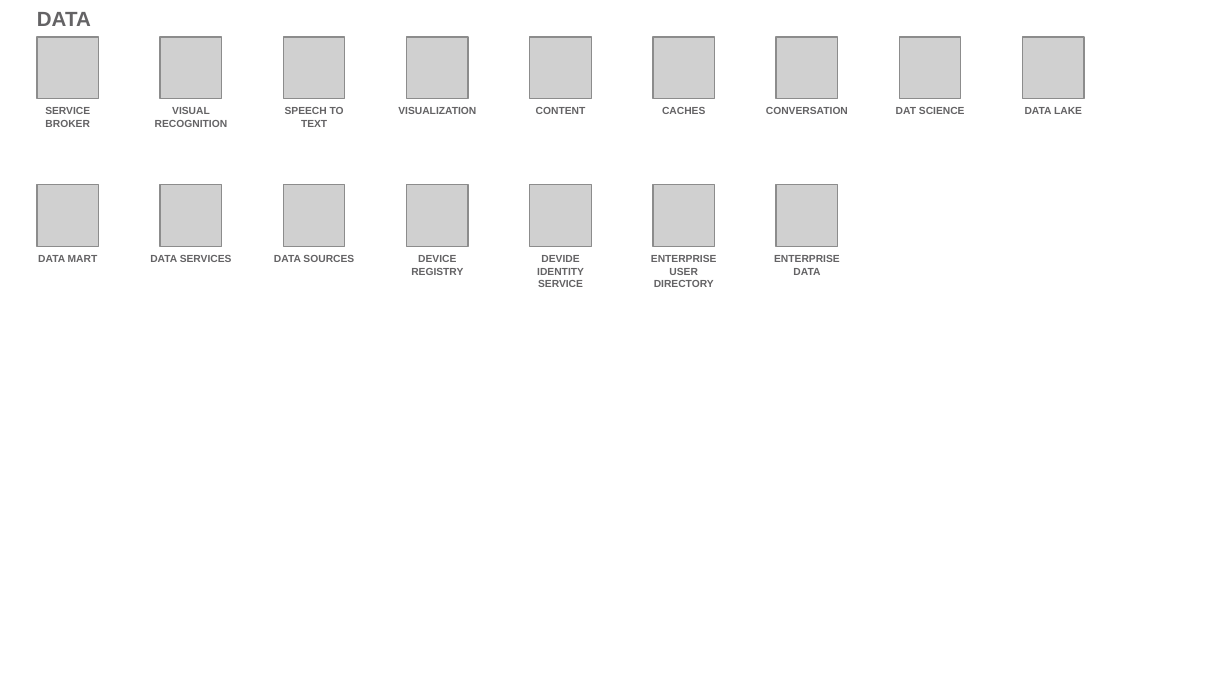
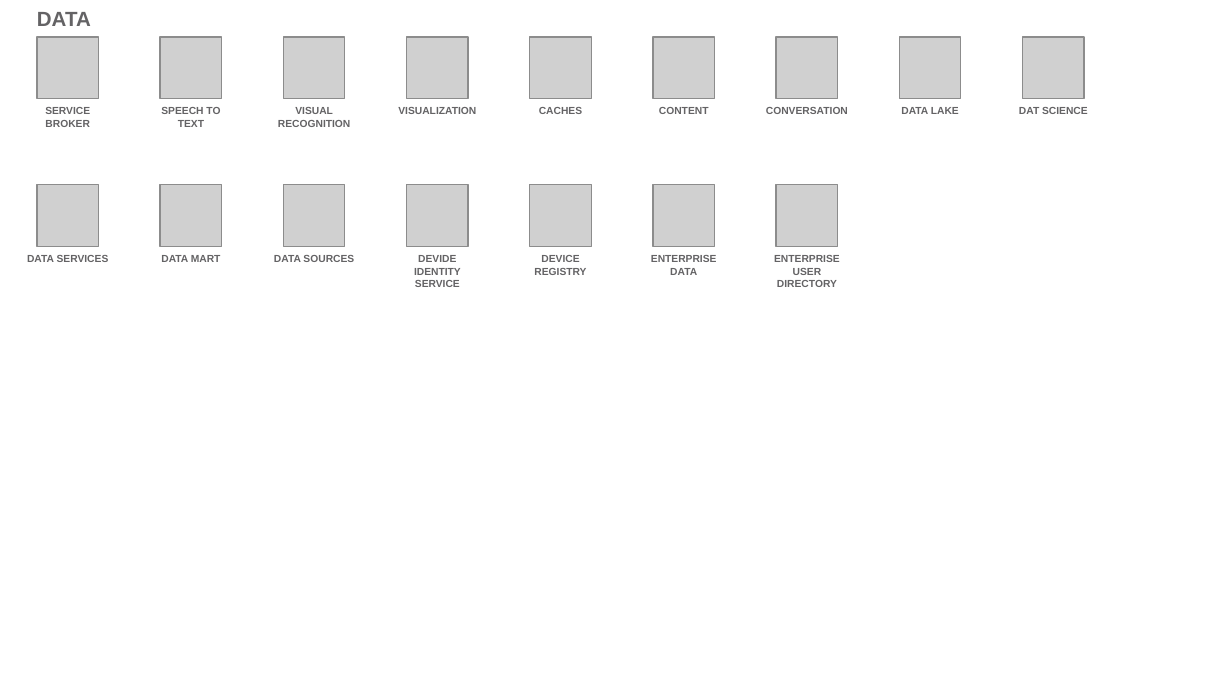
Before and after one commit to l2fprod/myarchitecture, a slide deck: slide 15 of mycatalog-architecture-diagram-template.pptx. Drawn at 1232x693 pixels with LibreOffice and Linux fonts; fonts in the diff are those of the drawing; grey boxes stand for pictures. Boxes give left, top, right and bottom in pixels: in the first picture for what was removed or moved away, otherwise in the second. Text is boxed around its words. In the diff, an @@ line names an element or a change of style, - is before the commit and + after.

```diff
--- a/mycatalog-architecture-diagram-template.pptx
+++ b/mycatalog-architecture-diagram-template.pptx
@@ 4 texts: place and size @@
-4 texts at (285, 107, 1082, 287)
+4 texts at (161, 107, 959, 287)
@@ text at (27, 255, 109, 262): text changed @@
-DATA MART
+DATA SERVICES
@@ text at (161, 255, 221, 262): text changed @@
-DATA SERVICES
+DATA MART
@@ 4 texts: place and size @@
-4 texts at (155, 107, 965, 275)
+4 texts at (278, 107, 1088, 275)
@@ text at (651, 255, 717, 275): text changed @@
-ENTERPRISE USER DIRECTORY
+ENTERPRISE DATA
@@ text at (774, 255, 840, 287): text changed @@
-ENTERPRISE DATA
+ENTERPRISE USER DIRECTORY
```
Also in this commit, not shown: 14 other slides changed, 1 slide added, 1 slide removed.
